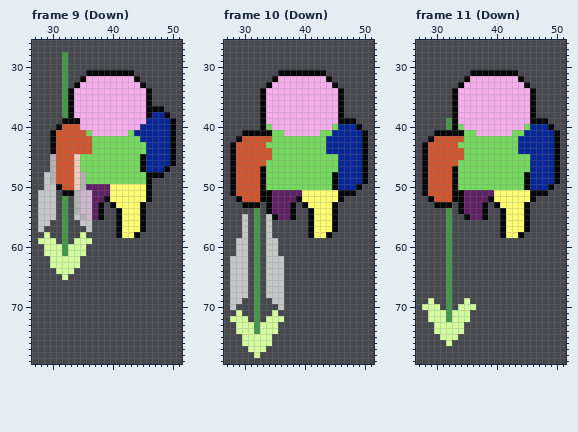
Pixel-art file, stored at Roguelike TBS/Assets/Sprites/Aseprite Files/BasePlayerLanceAttack.ase. The first picture shows the starting point.
80x80 pixels, 48 frames. Shown: frame 9 (Down): x 27..51, y 26..79; frame 10 (Down): x 27..51, y 26..79; frame 11 (Down): x 27..51, y 26..79.
Now the later version:
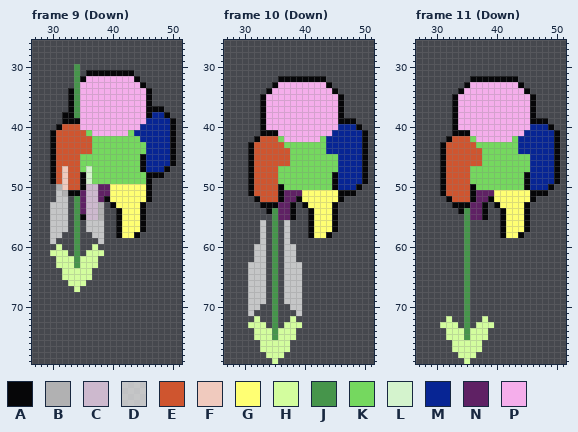
Palette (. is transparent): A #060608  B #b1b1b2  C #cdb9ce  D #ffffffaf  E #cf552f  F #f0cabe  G #ffff73  H #d3fd9e  J #46954b  K #75d85f  L #d4f3cd  M #072594  N #5f2164  P #f5aeeb
Change:
--- frame 9 (Down), layers "Blur Effects", "Weapon"
@@ x 30..36 @@
 27 .......
-28 ..J....
-29 ..J....
-30 ..J....
-31 ..J...A
-32 ..J..AP
-33 ..J.APP
-34 ..JAPPP
-35 ..JAPPP
-36 ..JAPPP
-37 ..JAPPP
-38 ..JAPPP
+28 .......
+29 .......
+30 ....J..
+31 ....J.A
+32 ....JAP
+33 ....JPP
+34 ...AJPP
+35 ...AJPP
+36 ...AJPP
+37 ...AJPP
+38 ..AAJPP
 39 ..AAAPP
@@ x 27..40 @@
 44 ...AEEEEEEKKKK
-45 ...BEEEFKKKKKK
-46 ...BEEEFKKKKKK
-47 ...BEEEFKKKKKK
-48 ..DBEEEFBKKKKK
-49 ..DBEEEFBKKKKK
-50 ..DDAEEFBNNNNG
-51 .DDD.AABCCNNNG
-52 .DDD.J.BCCNNAG
-53 .DDD.J.BCCNA.A
-54 .DDD.J.BCCNA..
-55 .DDD.J.DBCNA..
-56 .DD..J..DD....
-57 .D...J...D....
-58 ..H..J..H.....
-59 .HHH.J.HHH....
-60 ..HHHJHHH.....
-61 ..HHHJHHH.....
-62 ...HHHHH......
-63 ...HHHHH......
-64 ....HHH.......
-65 .....H........
-66 ..............
-67 ..............
+45 ...AEEEEKKKKKK
+46 ...AEEEEKKKKKK
+47 ...AEFEEKLKKKK
+48 ...AEFEEALKKKK
+49 ...AEFEEALKKKK
+50 ....BFEEACCNNG
+51 ....DBAANCCNNG
+52 ....DD.JNCCNAG
+53 ...DDD.JNCCB.A
+54 ...DDD.JNCCB..
+55 ...DDD.JACCB..
+56 ...DDD.J.DDD..
+57 ...DDD.J.DDD..
+58 ...DD..J..DD..
+59 ...D...J...D..
+60 ....H..J..H...
+61 ...HHH.J.HHH..
+62 ....HHHJHHH...
+63 ....HHHJHHH...
+64 .....HHHHH....
+65 .....HHHHH....
+66 ......HHH.....
+67 .......H......
 68 ..............
--- frame 10 (Down)
@@ x 27..51 @@
 30 .........................
-31 .........AAAAAAAA........
-32 ........APPPPPPPPA.......
-33 .......APPPPPPPPPPA......
-34 ......APPPPPPPPPPPPA.....
+31 .........................
+32 .........AAAAAAAA........
+33 ........APPPPPPPPA.......
+34 .......APPPPPPPPPPA......
 35 ......APPPPPPPPPPPPA.....
@@ x 27..51 @@
 39 ......APPPPPPPPPPPPAAA...
-40 ......AKPPPPPPPPPPKMMMA..
-41 ...AAAAAKKPPPPPPKKMMMMMA.
-42 ..AEEEEEKKKKKKKKKMMMMMMA.
-43 .AEEEEEKKKKKKKKKKMMMMMMA.
-44 .AEEEEEEKKKKKKKKKMMMMMMA.
-45 .AEEEEEEKKKKKKKKKKKMMMMA.
-46 .AEEEEEKKKKKKKKKKKKMMMMA.
-47 .AEEEEAKKKKKKKKKKKKMMMMA.
-48 .AEEEEAKKKKKKKKKKKAMMMMA.
-49 .AEEEEAKKKKKKKKKKKAMMMMA.
-50 .AEEEEAKKKKKKKKKKKAMMMA..
-51 .AEEEEAANNNNNGGGGGGAAA...
-52 ..AEEEAANNNNAGGGGGGA.....
-53 ...AAA.ANNNA.AGGGGA......
-54 .....J.ANNNA..AGGGA......
-55 ...D.J.DANNA..AGGGA......
-56 ...D.J.D......AGGGA......
-57 ...D.J.D......AGGGA......
-58 ...D.J.D......AGGA.......
-59 ..DD.J.DD................
-60 ..DD.J.DD................
-61 ..DD.J.DD................
-62 .DDD.J.DDD...............
-63 .DDD.J.DDD...............
-64 .DDD.J.DDD...............
-65 .DDD.J.DDD...............
-66 .DDD.J.DDD...............
-67 .DDD.J.DDD...............
-68 .DDD.J.DDD...............
-69 .DD..J..DD...............
-70 .D...J...D...............
-71 ..H..J..H................
-72 .HHH.J.HHH...............
-73 ..HHHJHHH................
-74 ..HHHJHHH................
-75 ...HHHHH.................
-76 ...HHHHH.................
-77 ....HHH..................
-78 .....H...................
-79 .........................
+40 ......APPPPPPPPPPPPMMMA..
+41 ......AAAPPPPPPPPPMMMMMA.
+42 .....AEEEKPPPPPPKMMMMMMA.
+43 ....AEEEEEKKKKKKKMMMMMMA.
+44 ....AEEEEEEKKKKKKMMMMMMA.
+45 ....AEEEEEEKKKKKKKKMMMMA.
+46 ....AEEEEEEKKKKKKKKMMMMA.
+47 ....AEEEEKKKKKKKKKKMMMMA.
+48 ....AEEEEKKKKKKKKKAMMMMA.
+49 ....AEEEEKKKKKKKKKAMMMMA.
+50 ....AEEEEAKKKKKKKKAMMMA..
+51 ....AEEEEANNNGGGGGGAAA...
+52 .....AEEEANNAGGGGGGA.....
+53 ......AAANNA.AGGGGA......
+54 .......AJNNA..AGGGA......
+55 ........JNNA..AGGGA......
+56 ......D.J.D...AGGGA......
+57 ......D.J.D...AGGGA......
+58 ......D.J.D...AGGA.......
+59 ......D.J.D..............
+60 .....DD.J.DD.............
+61 .....DD.J.DD.............
+62 .....DD.J.DD.............
+63 ....DDD.J.DDD............
+64 ....DDD.J.DDD............
+65 ....DDD.J.DDD............
+66 ....DDD.J.DDD............
+67 ....DDD.J.DDD............
+68 ....DDD.J.DDD............
+69 ....DDD.J.DDD............
+70 ....DD..J..DD............
+71 ....D...J...D............
+72 .....H..J..H.............
+73 ....HHH.J.HHH............
+74 .....HHHJHHH.............
+75 .....HHHJHHH.............
+76 ......HHHHH..............
+77 ......HHHHH..............
+78 .......HHH...............
+79 ........H................
--- frame 11 (Down), layers "Right Arm", "Weapon", "Head"
@@ x 27..51 @@
 30 .........................
-31 .........AAAAAAAA........
-32 ........APPPPPPPPA.......
-33 .......APPPPPPPPPPA......
-34 ......APPPPPPPPPPPPA.....
+31 .........................
+32 .........AAAAAAAA........
+33 ........APPPPPPPPA.......
+34 .......APPPPPPPPPPA......
 35 ......APPPPPPPPPPPPA.....
@@ x 27..51 @@
 38 ......APPPPPPPPPPPPA.....
-39 .....JAPPPPPPPPPPPPAAA...
-40 .....JAKPPPPPPPPPPKMMMA..
-41 ...AAAAAKKPPPPPPKKMMMMMA.
-42 ..AEEEEEKKKKKKKKKMMMMMMA.
-43 .AEEEEEKKKKKKKKKKMMMMMMA.
-44 .AEEEEEEKKKKKKKKKMMMMMMA.
-45 .AEEEEEEKKKKKKKKKKKMMMMA.
-46 .AEEEEEKKKKKKKKKKKKMMMMA.
-47 .AEEEEAKKKKKKKKKKKKMMMMA.
-48 .AEEEEAKKKKKKKKKKKAMMMMA.
-49 .AEEEEAKKKKKKKKKKKAMMMMA.
-50 .AEEEEAKKKKKKKKKKKAMMMA..
-51 .AEEEEAANNNNNGGGGGGAAA...
-52 ..AEEEAANNNNAGGGGGGA.....
-53 ...AAA.ANNNA.AGGGGA......
-54 .....J.ANNNA..AGGGA......
-55 .....J..ANNA..AGGGA......
-56 .....J........AGGGA......
-57 .....J........AGGGA......
-58 .....J........AGGA.......
-59 .....J...................
-60 .....J...................
-61 .....J...................
-62 .....J...................
-63 .....J...................
-64 .....J...................
-65 .....J...................
-66 .....J...................
-67 .....J...................
-68 .....J...................
-69 ..H..J..H................
-70 .HHH.J.HHH...............
-71 ..HHHJHHH................
-72 ..HHHJHHH................
-73 ...HHHHH.................
-74 ...HHHHH.................
-75 ....HHH..................
-76 .....H...................
-77 .........................
-78 .........................
-79 .........................
+39 ......APPPPPPPPPPPPAAA...
+40 ......APPPPPPPPPPPPMMMA..
+41 ......AAAPPPPPPPPPMMMMMA.
+42 .....AEEEKPPPPPPKMMMMMMA.
+43 ....AEEEEEKKKKKKKMMMMMMA.
+44 ....AEEEEEEKKKKKKMMMMMMA.
+45 ....AEEEEEEKKKKKKKKMMMMA.
+46 ....AEEEEEEKKKKKKKKMMMMA.
+47 ....AEEEEKKKKKKKKKKMMMMA.
+48 ....AEEEEKKKKKKKKKAMMMMA.
+49 ....AEEEEKKKKKKKKKAMMMMA.
+50 ....AEEEEAKKKKKKKKAMMMA..
+51 ....AEEEEANNNGGGGGGAAA...
+52 .....AEEEANNAGGGGGGA.....
+53 ......AAANNA.AGGGGA......
+54 .......AJNNA..AGGGA......
+55 ........JNNA..AGGGA......
+56 ........J.....AGGGA......
+57 ........J.....AGGGA......
+58 ........J.....AGGA.......
+59 ........J................
+60 ........J................
+61 ........J................
+62 ........J................
+63 ........J................
+64 ........J................
+65 ........J................
+66 ........J................
+67 ........J................
+68 ........J................
+69 ........J................
+70 ........J................
+71 ........J................
+72 .....H..J..H.............
+73 ....HHH.J.HHH............
+74 .....HHHJHHH.............
+75 .....HHHJHHH.............
+76 ......HHHHH..............
+77 ......HHHHH..............
+78 .......HHH...............
+79 ........H................
Boxes around the changes in both pictures, in picture pixels (x1, y1, x2, y2):
changed: (62, 52, 80, 118)
changed: (38, 154, 104, 292)
changed: (260, 70, 344, 94)
changed: (230, 124, 338, 364)
changed: (452, 70, 536, 94)
changed: (422, 118, 530, 364)
